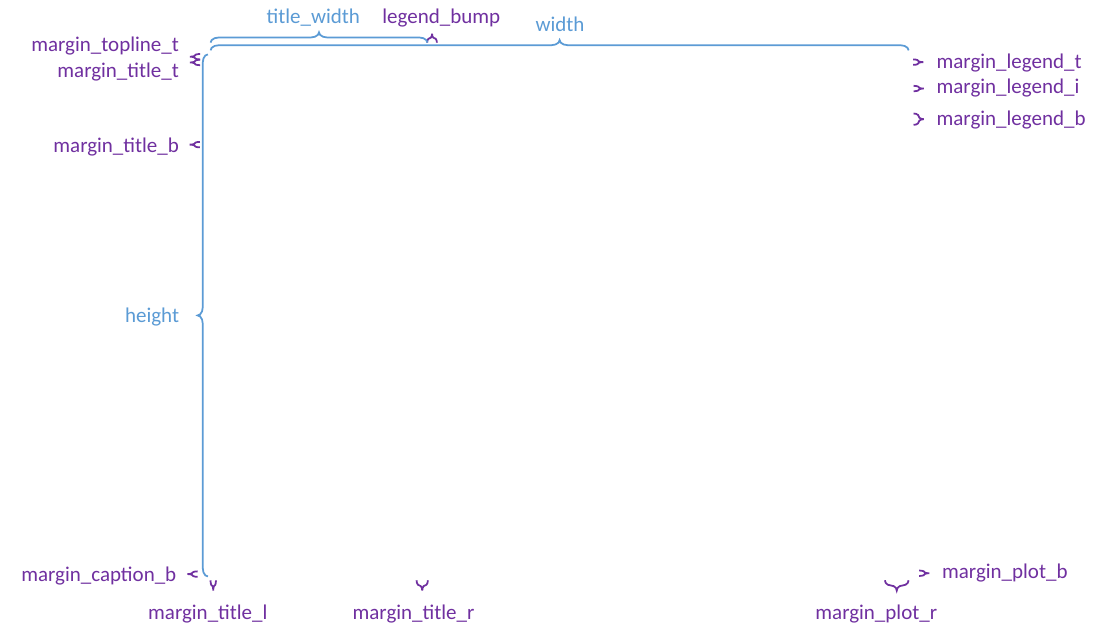
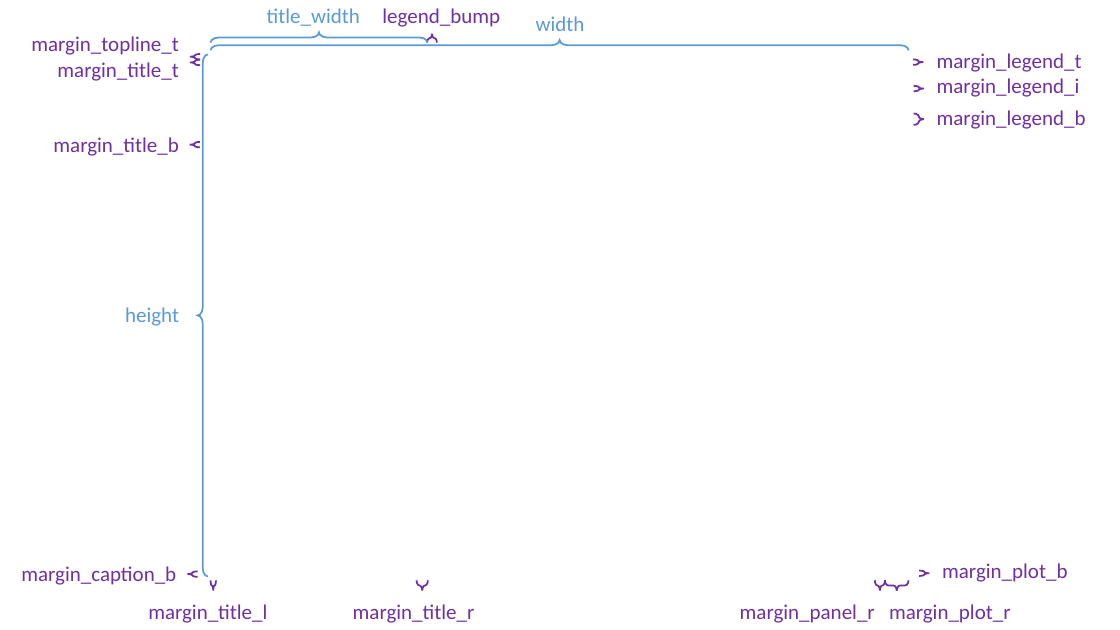
Before and after one commit to CMAP-REPOS/cmapplot, a slide deck: slide 1 of man/figures/margins.pptx. Drawn at 1120x630 pixels with LibreOffice and Linux fonts; fonts in the diff are those of the drawing; background and template pictures are left out. Boxes give left, top, right and bottom in pixels: in the first picture for what was removed or moved away, otherwise in the second. Text is boxed around its words. In the diff, an @@ line names an element or a change of style, - is before the commit and + after.

Commit message:
documentation & margins ppt/png update

```diff
--- a/man/figures/margins.pptx
+++ b/man/figures/margins.pptx
@@ left brace added at (x1=875, y1=581, x2=885, y2=591), outline #7030A0 1.5 pt @@
@@ left brace at (x1=885, y1=581, x2=908, y2=591): proportions changed @@
@@ text at (x1=148, y1=604, x2=1011, y2=623): text changed @@
-margin_title_l margin_title_r margin_plot_r
+margin_title_l margin_title_r margin_panel_r margin_plot_r
```
Also in this commit, not shown: 2 other files.
